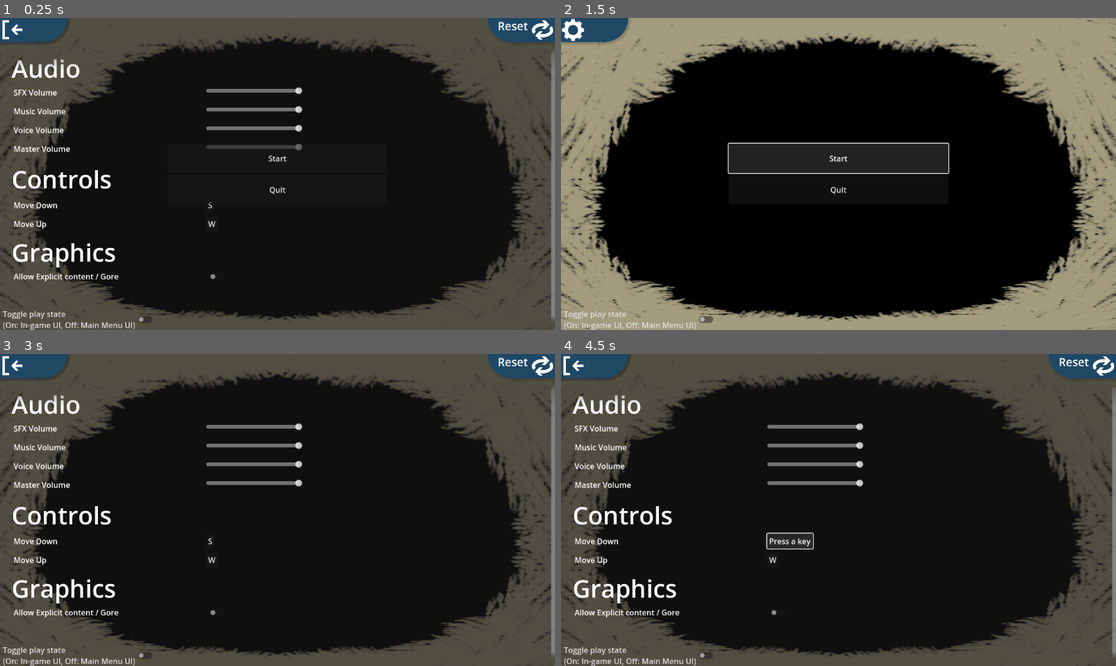
Above: before the commit, frames 1-4 (two rows, left to right).
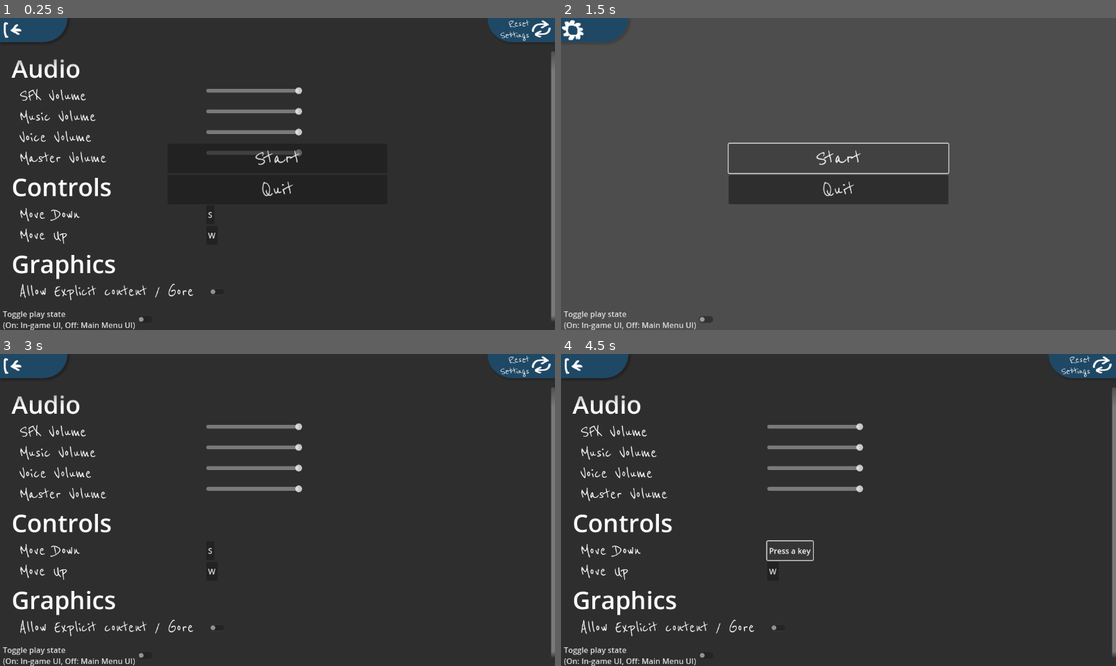
Above: after the commit, the same moments.

Repository: avetharun/GodotGameJam6-14
Game: Godot game, scene res://Scenes/Menu.tscn
Same seed, same stepped clock (60 frames per second), same inputs: the game is played once before the commit and once after it.
Inputs (mouse positions are in pixels of both pictures, inside the frame that each line leads up to):
- Up to frame 1 (0.25 s): no input
- Up to frame 2 (1.5 s): click (594, 30) at 0.5 s; click "Start" at 1.25 s
- Up to frame 3 (3 s): click "Start" at 2 s; click (33, 366) at 2.75 s
- Up to frame 4 (4.5 s): click "[font_size=50]Reset" (after the commit: "[font_size=50]Reset Settings") at 3.5 s; click "S" at 4.25 s

The runs differ from the first frame. In frame 1, 84% of the frame differs, in the area x 0-100%, y 0-100%; in frame 2, 98%; in frame 3, 91%; in frame 4, 91%.

Commit message:
Settings, icon rework, font

Diff:
--- a/Scenes/Menu.tscn
+++ b/Scenes/Menu.tscn
@@ -1,6 +1,4 @@
-[gd_scene load_steps=3 format=3 uid="uid://ddknavjxhpvrc"]
-
-[ext_resource type="Texture2D" uid="uid://dxga3qaee2lqq" path="res://Assets/BackgroundTest01.png" id="1_n1x7l"]
+[gd_scene load_steps=2 format=3 uid="uid://ddknavjxhpvrc"]
 
 [sub_resource type="StyleBoxFlat" id="StyleBoxFlat_vn6wf"]
 bg_color = Color(0, 0, 0, 1)
@@ -14,17 +12,6 @@
 grow_vertical = 2
 mouse_filter = 2
 
-[node name="NinePatchRect" type="NinePatchRect" parent="."]
-layout_mode = 1
-anchors_preset = 15
-anchor_right = 1.0
-anchor_bottom = 1.0
-grow_horizontal = 2
-grow_vertical = 2
-texture = ExtResource("1_n1x7l")
-region_rect = Rect2(0, 0, 512, 512)
-patch_margin_bottom = 325
-
 [node name="PanelContainer" type="PanelContainer" parent="."]
 visible = false
 layout_mode = 1
--- a/Scenes/SettingsMenu.gd
+++ b/Scenes/SettingsMenu.gd
@@ -49,8 +49,6 @@
 	for settings_value in baseSettings.Settings:
 		AddSettingsObject(settings_value);
 	pass
-func _ready():
-	Load()
 func _notification(what):
 	if what == NOTIFICATION_WM_CLOSE_REQUEST:
 		Save()
--- a/Scenes/UserInterface.tscn
+++ b/Scenes/UserInterface.tscn
@@ -6,6 +6,7 @@
 [ext_resource type="Script" path="res://Scenes/SettingsLabel.gd" id="3_acdsr"]
 [ext_resource type="Texture2D" uid="uid://d0brtg4bq4me" path="res://Assets/SettingsGear.png" id="3_mvhrw"]
 [ext_resource type="Texture2D" uid="uid://ca6hr04ugg6cp" path="res://Assets/BackOrSave.png" id="4_bsiqw"]
+[ext_resource type="FontFile" uid="uid://sh2unalhl1rg" path="res://Assets/Fonts/ReenieBeanie-Regular.ttf" id="6_4xh35"]
 [ext_resource type="Texture2D" uid="uid://tud4f2jty1xf" path="res://Assets/ResetIcon.png" id="7_3uj6r"]
 [ext_resource type="Texture2D" uid="uid://diqej7pb0nesr" path="res://Assets/InfoIcon.png" id="7_eowac"]
 [ext_resource type="Script" path="res://Scenes/QuitHandler.gd" id="8_8gx4c"]
@@ -82,7 +83,7 @@
 
 [sub_resource type="StyleBoxEmpty" id="StyleBoxEmpty_ooius"]
 
-[node name="UserInterface" type="Control" node_paths=PackedStringArray("MainMenuRelatedUI", "InGamePauseMenuRelatedUI")]
+[node name="UserInterface" type="Control" node_paths=PackedStringArray("MainMenuRelatedUI", "InGamePauseMenuRelatedUI", "SettingsMenuScreen")]
 z_index = 921
 layout_mode = 3
 anchors_preset = 15
@@ -94,8 +95,10 @@
 size_flags_vertical = 3
 size_flags_stretch_ratio = 0.0
 script = ExtResource("1_j6rqu")
-MainMenuRelatedUI = [NodePath("MM_OpenSettings"), NodePath("SettingsMenu/SM_GoToMenu"), NodePath("PanelContainer/MM_Buttons")]
+MainMenuRelatedUI = [NodePath("MM_OpenSettings"), NodePath("SettingsMenu/SM_GoToMenu"), NodePath("MMButtonContainer/MM_Buttons")]
 InGamePauseMenuRelatedUI = [NodePath("IG_OpenPauseMenu"), NodePath("SettingsMenu/SM_GoToPauseScreen")]
+SettingsMenuScreen = NodePath("SettingsMenu")
+MainTextFont = ExtResource("6_4xh35")
 
 [node name="MM_OpenSettings" type="Panel" parent="."]
 visible = false
@@ -278,6 +281,7 @@
 anchor_bottom = 1.0
 offset_left = 89.0
 offset_right = -1.0
+offset_bottom = -5.0
 grow_horizontal = 2
 grow_vertical = 2
 texture = ExtResource("7_3uj6r")
@@ -288,11 +292,13 @@
 layout_mode = 0
 offset_left = 21.0
 offset_right = 161.0
-offset_bottom = 69.0
+offset_bottom = 138.0
 scale = Vector2(0.47, 0.47)
+theme_override_fonts/normal_font = ExtResource("6_4xh35")
 bbcode_enabled = true
-text = "[font_size=50]Reset"
-fit_content = true
+text = "[font_size=50]Reset
+Settings"
+text_direction = 2
 
 [node name="SM_GoToMenu" type="Panel" parent="SettingsMenu"]
 visible = false
@@ -371,13 +377,21 @@
 stretch_mode = 4
 
 [node name="RichTextLabel" type="RichTextLabel" parent="SettingsMenu/SM_GoToPauseScreen/Button"]
-layout_mode = 1
-anchors_preset = 15
-anchor_right = 1.0
-anchor_bottom = 1.0
-grow_horizontal = 2
-grow_vertical = 2
+clip_contents = false
+layout_mode = 1
+anchors_preset = 15
+anchor_right = 1.0
+anchor_bottom = 1.0
+offset_left = 50.0
+offset_right = 44.0
+grow_horizontal = 2
+grow_vertical = 2
+scale = Vector2(0.657, 0.657)
 mouse_filter = 2
+theme_override_fonts/normal_font = ExtResource("6_4xh35")
+bbcode_enabled = true
+text = "[font_size=70]Save"
+scroll_active = false
 
 [node name="Panel2" type="Panel" parent="SettingsMenu"]
 clip_children = 1
@@ -444,7 +458,7 @@
 icon = ExtResource("7_eowac")
 expand_icon = true
 
-[node name="PanelContainer" type="PanelContainer" parent="."]
+[node name="MMButtonContainer" type="PanelContainer" parent="."]
 layout_mode = 1
 anchors_preset = 15
 anchor_right = 1.0
@@ -458,17 +472,21 @@
 mouse_filter = 2
 theme_override_styles/panel = SubResource("StyleBoxEmpty_ooius")
 
-[node name="MM_Buttons" type="VBoxContainer" parent="PanelContainer"]
-layout_mode = 2
-
-[node name="Button" type="Button" parent="PanelContainer/MM_Buttons"]
+[node name="MM_Buttons" type="VBoxContainer" parent="MMButtonContainer"]
+layout_mode = 2
+
+[node name="Button" type="Button" parent="MMButtonContainer/MM_Buttons"]
 layout_mode = 2
 size_flags_vertical = 3
+theme_override_fonts/font = ExtResource("6_4xh35")
+theme_override_font_sizes/font_size = 50
 text = "Start"
 
-[node name="Quit" type="Button" parent="PanelContainer/MM_Buttons"]
+[node name="Quit" type="Button" parent="MMButtonContainer/MM_Buttons"]
 layout_mode = 2
 size_flags_vertical = 3
+theme_override_fonts/font = ExtResource("6_4xh35")
+theme_override_font_sizes/font_size = 50
 text = "Quit"
 script = ExtResource("8_8gx4c")
 
@@ -477,7 +495,7 @@
 
 [connection signal="pressed" from="MM_OpenSettings/Button" to="MM_OpenSettings" method="set_visible" binds= [false]]
 [connection signal="pressed" from="MM_OpenSettings/Button" to="SettingsMenu" method="set_visible" binds= [true]]
-[connection signal="pressed" from="MM_OpenSettings/Button" to="PanelContainer" method="set_visible" binds= [false]]
+[connection signal="pressed" from="MM_OpenSettings/Button" to="MMButtonContainer" method="set_visible" binds= [false]]
 [connection signal="pressed" from="IG_OpenPauseMenu/Button" to="IG_OpenPauseMenu" method="set_visible" binds= [false]]
 [connection signal="pressed" from="IG_OpenPauseMenu/Button" to="Pause Menu" method="set_visible" binds= [true]]
 [connection signal="pressed" from="Pause Menu/VBoxContainer/Button_Resume" to="Pause Menu" method="set_visible" binds= [false]]
@@ -485,8 +503,9 @@
 [connection signal="pressed" from="Pause Menu/VBoxContainer/Button_Settings" to="SettingsMenu" method="set_visible" binds= [true]]
 [connection signal="pressed" from="SettingsMenu/ResetSettingsButton/Button" to="SettingsMenu" method="ResetSettings"]
 [connection signal="pressed" from="SettingsMenu/SM_GoToMenu/Button" to="SettingsMenu" method="set_visible" binds= [false]]
-[connection signal="pressed" from="SettingsMenu/SM_GoToMenu/Button" to="PanelContainer" method="set_visible" binds= [true]]
+[connection signal="pressed" from="SettingsMenu/SM_GoToMenu/Button" to="MMButtonContainer" method="set_visible" binds= [true]]
+[connection signal="pressed" from="SettingsMenu/SM_GoToPauseScreen/Button" to="SettingsMenu" method="Save"]
 [connection signal="pressed" from="SettingsMenu/SM_GoToPauseScreen/Button" to="Pause Menu" method="set_visible" binds= [true]]
 [connection signal="pressed" from="SettingsMenu/SM_GoToPauseScreen/Button" to="SettingsMenu" method="set_visible" binds= [false]]
 [connection signal="toggled" from="CheckButton" to="." method="SetIsPlayingGame"]
-[connection signal="pressed" from="PanelContainer/MM_Buttons/Quit" to="SettingsMenu" method="Save"]
+[connection signal="pressed" from="MMButtonContainer/MM_Buttons/Quit" to="SettingsMenu" method="Save"]
--- a/Scripts/SettingsValue.gd
+++ b/Scripts/SettingsValue.gd
@@ -9,74 +9,76 @@
 
 
 func ToIniFile(file:ConfigFile):
-    var mName = HiddenName.replace(" ", "_")
-    var val1 = DefaultValue
-    if (holder is KeyInputButton): val1 =  OS.get_keycode_string((holder as KeyInputButton).RequestedKey)
-    elif (holder is HSlider): val1 = (holder as HSlider).value
-    elif (holder is CheckButton or holder is CheckBox): val1 = (holder as BaseButton).button_pressed
-    file.set_value(mName,  "Value", val1)
-    file.set_value(mName,  "Type", Type)
-    file.set_value(mName,  "State", State)
-    return
+	var mName = HiddenName.replace(" ", "_")
+	var val1 = DefaultValue
+	if (holder is KeyInputButton): val1 =  OS.get_keycode_string((holder as KeyInputButton).RequestedKey)
+	elif (holder is HSlider): val1 = (holder as HSlider).value
+	elif (holder is CheckButton or holder is CheckBox): val1 = (holder as BaseButton).button_pressed
+	file.set_value(mName,  "Value", val1)
+	file.set_value(mName,  "Type", Type)
+	file.set_value(mName,  "State", State)
+	return
 
 static func FromIniFile(file:ConfigFile) -> Array[SettingsValue]:
-    var arr : Array[SettingsValue] = []
-    for kName in file.get_sections():
-        var kv = SettingsValue.new()
-        kv.Name = kName.replace("_", " ");
-        var val1 = file.get_value(kName, "Value");
-        if (val1 is float): val1 = String.num(val1)
-        if (val1 is int): val1 = String.num_int64(val1)
-        if (val1 is bool): val1 = ("true" if val1 else "false")
-        kv.DefaultValue = val1
-        kv.Type = file.get_value(kName, "Type")
-        kv.State = file.get_value(kName, "State")
-        arr.append(kv)
-    return arr
+	var arr : Array[SettingsValue] = []
+	for kName in file.get_sections():
+		var kv = SettingsValue.new()
+		kv.Name = kName.replace("_", " ");
+		var val1 = file.get_value(kName, "Value");
+		if (val1 is float): val1 = String.num(val1)
+		if (val1 is int): val1 = String.num_int64(val1)
+		if (val1 is bool): val1 = ("true" if val1 else "false")
+		kv.DefaultValue = val1
+		kv.Type = file.get_value(kName, "Type")
+		kv.State = file.get_value(kName, "State")
+		arr.append(kv)
+	return arr
 var holder : Control
 # INTERNAL: Generates the required input node for the type of settings
 func _GenerateInputPart():
-    match StringName(Type):
-        &"Slider":
-            var slider = HSlider.new();
-            slider.min_value = 0;
-            slider.max_value = 1;
-            slider.custom_minimum_size.x = 200
-            slider.step = 0.005
-            slider.value = DefaultValue.to_float()
-            holder = slider
-            return slider;
-        &"Switch":
-            var state = CheckButton.new();
-            state.button_pressed = DefaultValue.to_lower().substr(0,4) == "true";
-            holder = state
-            return state
-        &"Bool", &"Box":
-            var state = CheckBox.new();
-            state.button_pressed = DefaultValue.to_lower().substr(0,4) == "true";
-            holder = state
-            return state
-        &"Keybind":
-            var kib : KeyInputButton = KeyInputButton.new()
-            kib.RequestedKey = OS.find_keycode_from_string(DefaultValue)
-            holder = kib
-            return kib
-    var unknownType = Label.new()
-    unknownType.text = "[⚠️]Unknown settings type " + Type + "!"
-    return unknownType
+	match StringName(Type):
+		&"Slider":
+			var slider = HSlider.new();
+			slider.min_value = 0;
+			slider.max_value = 1;
+			slider.custom_minimum_size.x = 200
+			slider.step = 0.005
+			slider.value = DefaultValue.to_float()
+			holder = slider
+			return slider;
+		&"Switch":
+			var state = CheckButton.new();
+			state.button_pressed = DefaultValue.to_lower().substr(0,4) == "true";
+			holder = state
+			return state
+		&"Bool", &"Box":
+			var state = CheckBox.new();
+			state.button_pressed = DefaultValue.to_lower().substr(0,4) == "true";
+			holder = state
+			return state
+		&"Keybind":
+			var kib : KeyInputButton = KeyInputButton.new()
+			kib.RequestedKey = OS.find_keycode_from_string(DefaultValue)
+			holder = kib
+			return kib
+	var unknownType = Label.new()
+	unknownType.text = "[⚠️]Unknown settings type " + Type + "!"
+	return unknownType
 
 # Creates (but doesn't spawn) a node tree that represents the settings value
 func GenerateSettingsTable():
-    var container_root = GridContainer.new();
-    container_root.columns = 2
-    container_root.custom_minimum_size.x = 1000
-    container_root.custom_minimum_size.y = 35
-    var label1 = Label.new()
-    label1.text = Name
-    label1.text_overrun_behavior = TextServer.OVERRUN_TRIM_ELLIPSIS
-    label1.custom_minimum_size.x = 400
-    container_root.add_child(label1);
-    var inputpart = _GenerateInputPart();
-    inputpart.scale = Vector2(4, 4)
-    container_root.add_child(inputpart)
-    return container_root;
+	var container_root = GridContainer.new();
+	container_root.columns = 2
+	container_root.custom_minimum_size.x = 1000
+	container_root.custom_minimum_size.y = 35
+	var label1 = Label.new()
+	label1.text = Name
+	label1.add_theme_font_override("font", UserInterface.INSTANCE.MainTextFont)
+	label1.add_theme_font_size_override("font_size", 38)
+	label1.text_overrun_behavior = TextServer.OVERRUN_TRIM_ELLIPSIS
+	label1.custom_minimum_size.x = 400
+	container_root.add_child(label1);
+	var inputpart = _GenerateInputPart();
+	inputpart.scale = Vector2(4, 4)
+	container_root.add_child(inputpart)
+	return container_root;
--- a/Scripts/UserInterface.gd
+++ b/Scripts/UserInterface.gd
@@ -7,10 +7,13 @@
 
 @export var MainMenuRelatedUI : Array[Control]
 @export var InGamePauseMenuRelatedUI : Array[Control]
+@export var SettingsMenuScreen : SettingsMenu
+@export var MainTextFont : Font
 
 
 func _ready():
 	INSTANCE = self
+	SettingsMenuScreen.Load()
 
 func SetIsPlayingGame(state : bool):
 	GameConstants.Instance.IsPlayingGame = state
Binary file changed: Assets/BackOrSave.png
Binary file added: Assets/CheckMark.png
Not shown, added: Assets/CheckMark.png.import
Binary file added: Assets/DownArrow.png
Not shown, added: Assets/DownArrow.png.import
Binary file added: Assets/Fonts/ReenieBeanie-Regular.ttf
Not shown, added: Assets/Fonts/ReenieBeanie-Regular.ttf.import
Binary file changed: Assets/InfoIcon.png
Binary file changed: Assets/MenuButtons.png
Binary file changed: Assets/ResetIcon.png
Binary file changed: Assets/SettingsGear.png
Not shown: 1 places in Scenes/UserInterface.tscn that only renumber resources
(and 12 more such lines)
